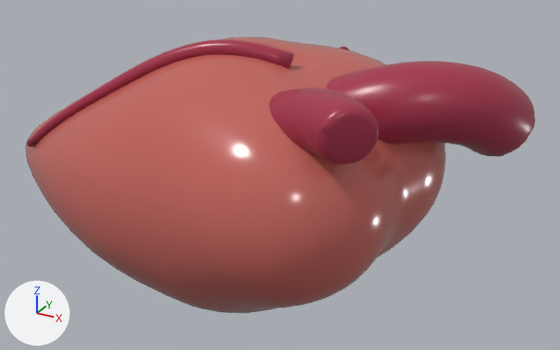
Renders of the glTF model assets/models/organs/heart.glb from each side of a commit.
Both versions are drawn from a 50 mm camera at (1.54, -2.37, 1.21) aimed at (0.21, 0.05, 0.0). Arrows for +X, +Y and +Z are at lower left; the lights stay in place. The older version comes first.

In view in the first picture: 'Heart', 'Vessels', 'Vessels.001'.
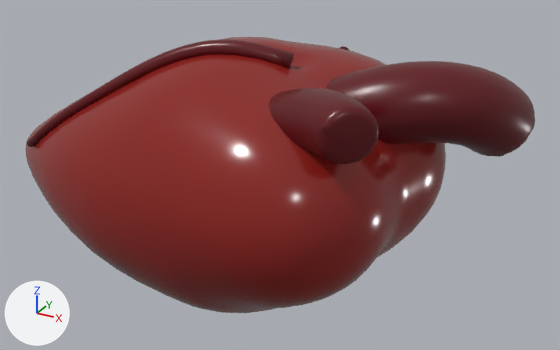
Changed parts and their boxes [x1, y1, x2, y2] in the pictures (560 x 350 px):
'Heart', recoloured (darker)
    both: [25, 37, 446, 313]
'Vessels', recoloured (red to dark red)
    both: [269, 61, 535, 164]
'Vessels.001', recoloured
    both: [27, 40, 349, 147]

Patch to the scene script:
```diff
--- a/assets/models/organs/heart.glb.py
+++ b/assets/models/organs/heart.glb.py
@@ mat_organ @@
 mat_organ = principled_material('organ')
-mat_organ.base_color = (0.55, 0.13, 0.11)  # red #c4655d
+mat_organ.base_color = (0.263, 0.0153, 0.0116)  # red #8c211c
 mat_organ.roughness = 0.18
@@ mat_vessel @@
 mat_vessel = principled_material('vessel')
-mat_vessel.base_color = (0.38, 0.03, 0.07)  # red #a6304b
+mat_vessel.base_color = (0.119, 0.00232, 0.00598)  # dark red #610812
 mat_vessel.roughness = 0.3
```
